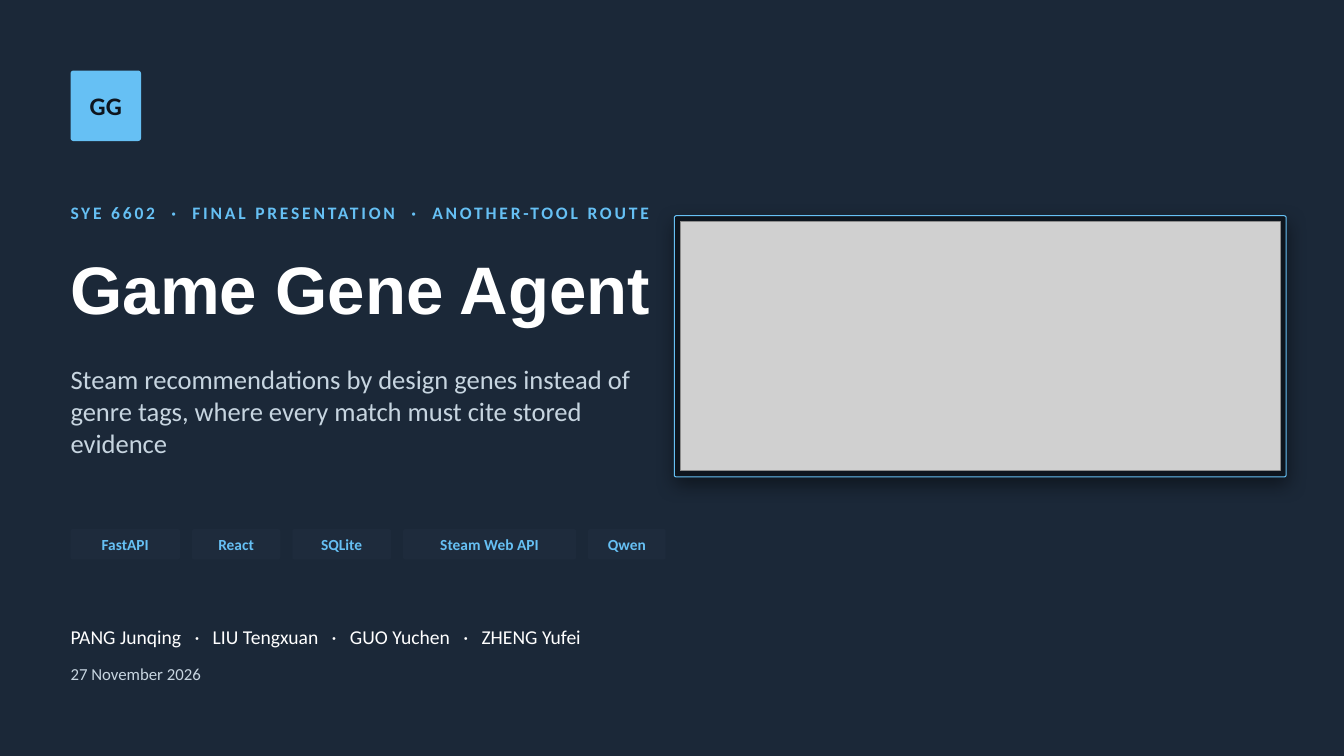
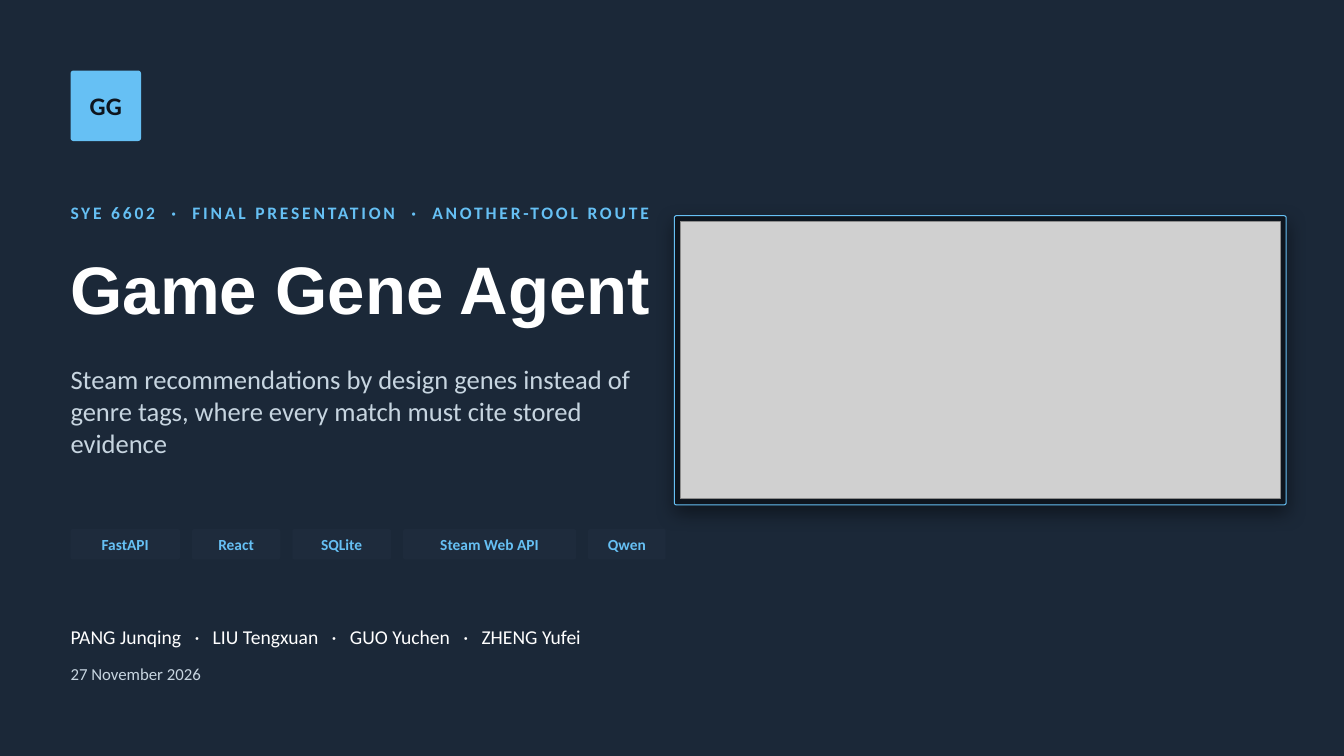
Before and after one commit to baishouxiaosheng/6602, a slide deck: slide 1 of docs/presentation/Game_Gene_Agent_Final_Presentation.pptx. Drawn at 1344x756 pixels with LibreOffice and Linux fonts; fonts in the diff are those of the drawing; grey boxes stand for pictures; background and template pictures are left out. Boxes give left, top, right and bottom in pixels: in the first picture for what was removed or moved away, otherwise in the second. Text is boxed around its words. In the diff, an @@ line names an element or a change of style, - is before the commit and + after.

```diff
--- a/docs/presentation/Game_Gene_Agent_Final_Presentation.pptx
+++ b/docs/presentation/Game_Gene_Agent_Final_Presentation.pptx
@@ rounded rectangle: place and size @@
-rounded rectangle at bbox=[675, 216, 1287, 477]
+rounded rectangle at bbox=[675, 216, 1287, 505]
@@ rounded rectangle at bbox=[675, 216, 1287, 505]: proportions changed @@
@@ picture: place and size @@
-picture at bbox=[681, 222, 1280, 471]
+picture at bbox=[681, 222, 1280, 499]
```
Also in this commit, not shown: 1 other slide changed, 1 other file.
